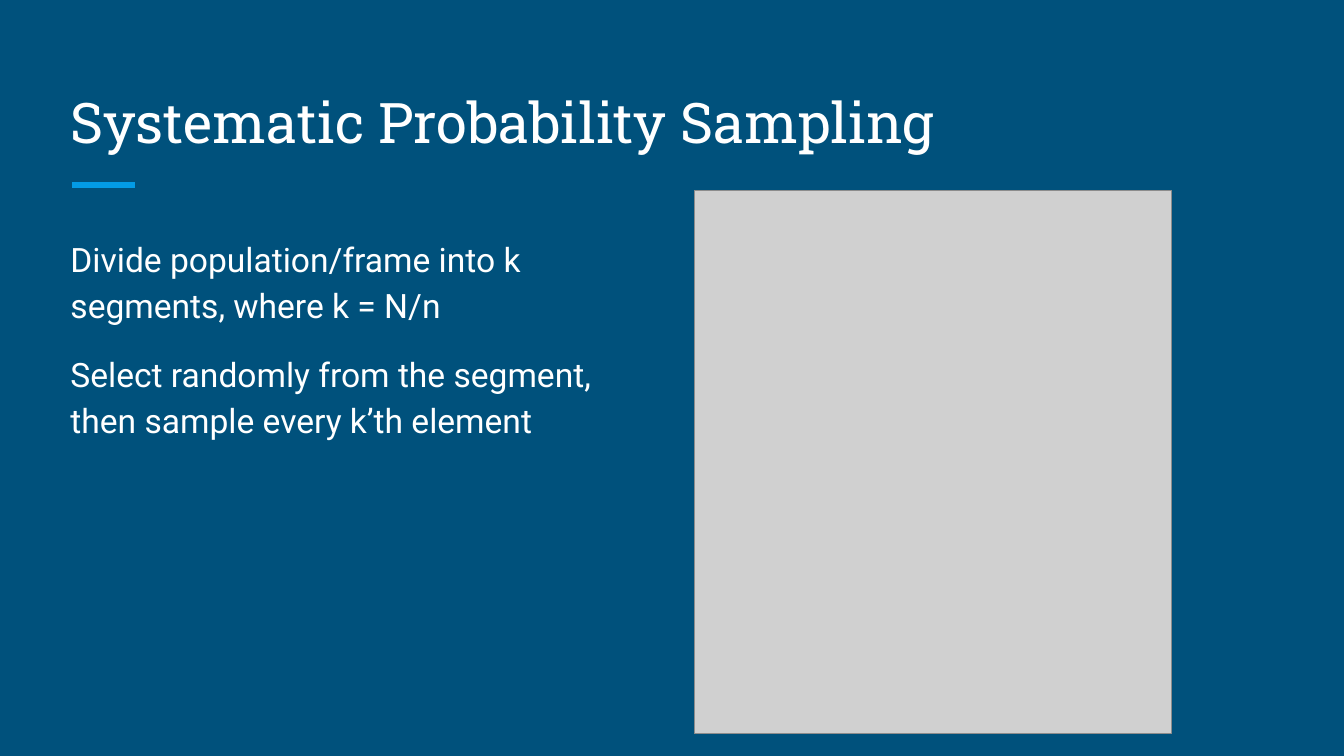
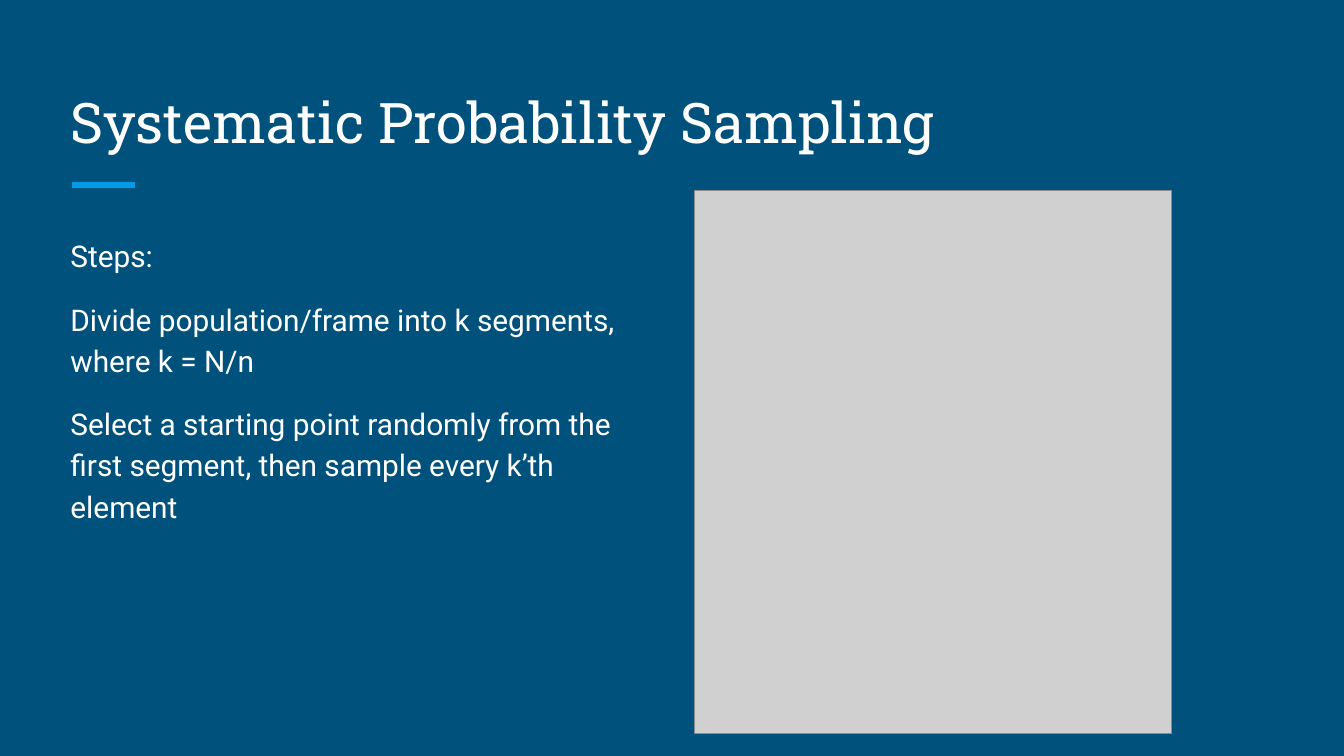
Before and after one commit to rjwrobel86/Python4Statistics, a slide deck: slide 45 of Stuff For Class/Slides/Organizing & Visualizing Data.pptx (slide 42 before the commit). Drawn at 1344x756 pixels with LibreOffice and Linux fonts; fonts in the diff are those of the drawing; grey boxes stand for pictures. Boxes give left, top, right and bottom in pixels: in the first picture for what was removed or moved away, otherwise in the second. Text is boxed around its words. In the diff, an @@ line names an element or a change of style, - is before the commit and + after.

```diff
--- a/Stuff For Class/Slides/Organizing & Visualizing Data.pptx
+++ b/Stuff For Class/Slides/Organizing & Visualizing Data.pptx
@@ text at [70, 245, 152, 273]: paragraph added @@
+Steps:
@@ text at [70, 308, 614, 374]: size 18 to 16 pt in "Divide population/frame into k segments, where k ..."; more space between paragraphs @@
@@ text at [70, 412, 611, 519]: text changed; size 18 to 16 pt @@
-Select randomly from the segment, then sample every k’th element
+Select a starting point randomly from the first segment, then sample every k’th element
```
Also in this commit, not shown: 5 other slides changed, 3 slides added, 25 other files.
